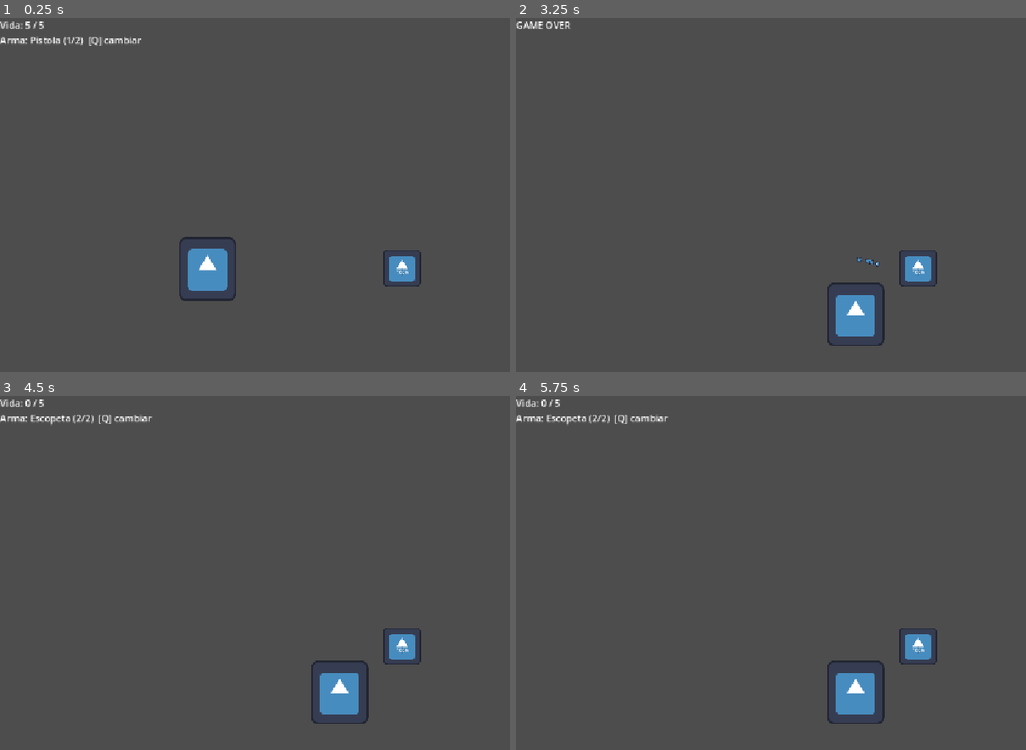
Above: before the commit, frames 1-4 (two rows, left to right).
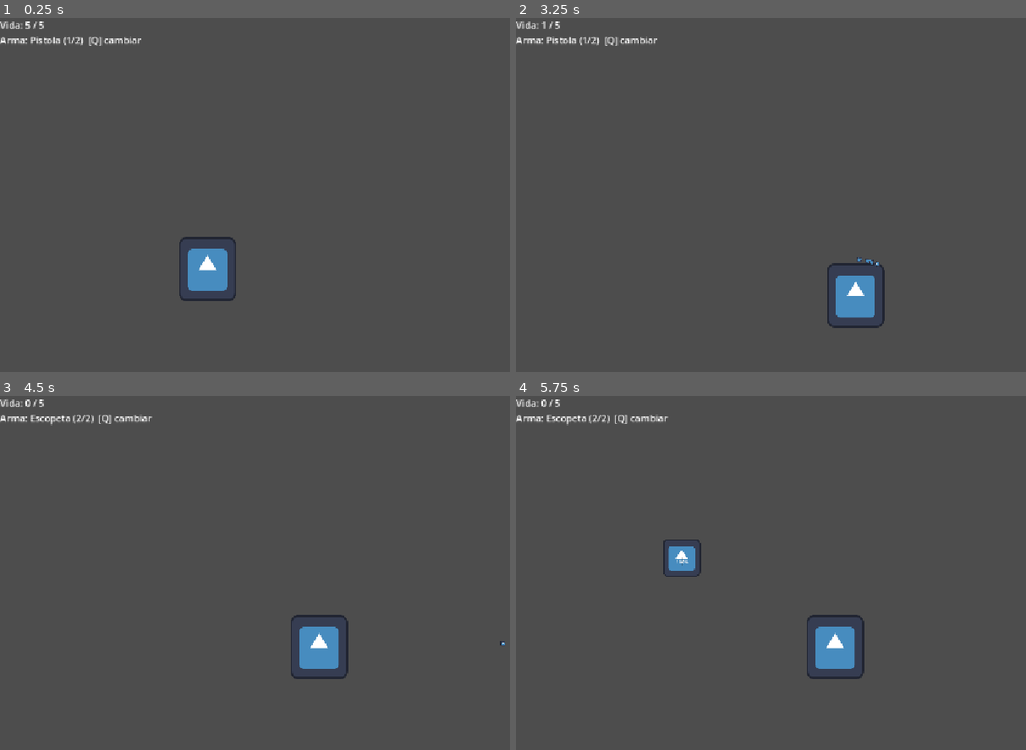
Above: after the commit, the same moments.

Repository: spoloa/Estructuras-De-Datos-2026---II
Game: Godot game, scene res://scenes/Main.tscn
The game is run twice, just before and just after one commit, with the same random seed, the same clock (stepped at 60 frames per second) and the same inputs. The engine's default icon, where the game draws it, is replaced by a stand-in: a white triangle on a blue panel in a dark square.
Inputs (mouse positions are in pixels of both pictures, inside the frame that each line leads up to):
- Up to frame 1 (0.25 s): no input
- Up to frame 2 (3.25 s): tap Enter (ui_accept) at 0.5, 0.77, 1.52, 3.02 s; move the mouse to (1005, 187) at 0.52 s; press the mouse at (1005, 187) at 0.53 s; hold D (move_right) 0.53-1.28 s; move the mouse to (720, 226) at 1.27 s; release the mouse at (720, 226) at 1.28 s; hold S (move_down) 1.28-2.03 s; tap Q (switch_weapon) at 1.35, 2.85 s; move the mouse to (924, 124) at 2.02 s; press the mouse at (924, 124) at 2.03 s; hold D (move_right) 2.03-2.78 s; move the mouse to (822, 283) at 2.77 s; release the mouse at (822, 283) at 2.78 s; hold W (move_up) from 2.78 s (still down)
- Up to frame 3 (4.5 s): move the mouse to (outside the picture) at 3.52 s; release W (move_up) at 3.53 s; press the mouse at (outside the picture) at 3.53 s; hold A (move_left) from 3.53 s (still down); tap Enter (ui_accept) at 3.77, 4.25 s; move the mouse to (137, 530) at 4.27 s; release the mouse at (137, 530) at 4.28 s; tap Q (switch_weapon) at 4.35 s
- Up to frame 4 (5.75 s): tap Enter (ui_accept) at 4.52, 5 s; move the mouse to (888, 587) at 5.02 s; release A (move_left) at 5.03 s; press the mouse at (888, 587) at 5.03 s; hold S (move_down) from 5.03 s (still down)

The runs differ from the first frame. In frame 1, 0.5% of the frame differs, in the area x 75-83%, y 65-76%; in frame 2, 2.1%; in frame 3, 2.7%; in frame 4, 3.2%, in the area x 28-83%, y 40-93%.
Error after the commit: Invalid access to property or key 'global_position' on a base object of type 'null instance'. (res://scripts/wave_manager.gd:55)

Commit message:
Oleadas
Se añaden oleadas de enemugos

Diff:
--- a/scenes/Main.tscn
+++ b/scenes/Main.tscn
@@ -1,11 +1,19 @@
 [gd_scene format=3 uid="uid://bxopteykr2dg5"]
 
 [ext_resource type="PackedScene" uid="uid://dbbpoeqhdi12b" path="res://scenes/Player.tscn" id="1_elqb8"]
+[ext_resource type="PackedScene" uid="uid://d044kcbmq1tgw" path="res://scenes/enemy.tscn" id="2_rarhs"]
 [ext_resource type="Script" uid="uid://dre8pd52428du" path="res://scripts/ui/HUD.gd" id="2_rvslj"]
-[ext_resource type="PackedScene" uid="uid://d044kcbmq1tgw" path="res://scenes/enemy.tscn" id="3_0bbpv"]
+[ext_resource type="Script" uid="uid://b0yx358d7f6s4" path="res://scripts/wave_manager.gd" id="3_0bbpv"]
 
 [node name="Main" type="Node2D" unique_id=1813334530]
 position = Vector2(-2, 0)
+
+[node name="WaveManager" type="Node" parent="." unique_id=1287235243 node_paths=PackedStringArray("spawn_points")]
+script = ExtResource("3_0bbpv")
+enemy_scene = ExtResource("2_rarhs")
+spawn_points = [null, null]
+time_between_waves = 5.0
+spawn_interval = 2.0
 
 [node name="Player" parent="." unique_id=1419819270 instance=ExtResource("1_elqb8")]
 position = Vector2(145, 304)
@@ -22,5 +30,8 @@
 script = ExtResource("2_rvslj")
 player = NodePath("../../Player")
 
-[node name="Enemigo" parent="." unique_id=2033281247 instance=ExtResource("3_0bbpv")]
-position = Vector2(807, 301)
+[node name="spawn1" type="Marker2D" parent="." unique_id=1218797401]
+position = Vector2(775, 293)
+
+[node name="spawn2" type="Marker2D" parent="." unique_id=162030113]
+position = Vector2(130, -260)
--- /dev/null
+++ b/scripts/wave_manager.gd
@@ -0,0 +1,68 @@
+class_name WaveManager
+extends Node
+## Genera oleadas de enemigos usando una Queue (FIFO).
+
+signal wave_started(number: int)
+signal all_waves_completed
+
+@export var enemy_scene: PackedScene
+@export var spawn_points: Array[Marker2D] = []
+## Cantidad de enemigos de cada oleada, en orden.
+@export var enemies_per_wave: Array[int] = [2, 3, 5]
+@export var time_between_waves: float = 3.0
+@export var spawn_interval: float = 0.5
+
+var waves: Queue = Queue.new()
+var _alive: int = 0
+var _wave_number: int = 0
+var _spawning: bool = false
+var _starting_wave: bool = false
+
+func _ready() -> void:
+	for count in enemies_per_wave:
+		waves.enqueue(count)   # encola cada oleada en orden
+	_start_next_wave()
+
+
+func _start_next_wave() -> void:
+	if _starting_wave:
+		return
+	if waves.is_empty():
+		all_waves_completed.emit()
+		return
+	_starting_wave = true
+	await get_tree().create_timer(time_between_waves).timeout
+	_starting_wave = false
+	if waves.is_empty():
+		return
+	var count: int = waves.dequeue()
+	_wave_number += 1
+	wave_started.emit(_wave_number)
+	_spawning = true
+	for i in count:
+		_spawn_enemy()
+		await get_tree().create_timer(spawn_interval).timeout
+	_spawning = false
+	_check_wave_finished()
+
+
+func _spawn_enemy() -> void:
+	if enemy_scene == null or spawn_points.is_empty():
+		push_warning("WaveManager: falta enemy_scene o spawn_points")
+		return
+	var enemy: Enemy = enemy_scene.instantiate()
+	add_child(enemy)
+	enemy.global_position = spawn_points.pick_random().global_position
+	enemy.died.connect(_on_enemy_died)
+	_alive += 1
+
+
+func _on_enemy_died() -> void:
+	_alive -= 1
+	_check_wave_finished()
+
+
+func _check_wave_finished() -> void:
+	# Solo pasa a la siguiente cuando ya no quedan vivos y terminó de generar
+	if _alive <= 0 and not _spawning:
+		_start_next_wave()
Not shown, added: scripts/wave_manager.gd.uid
